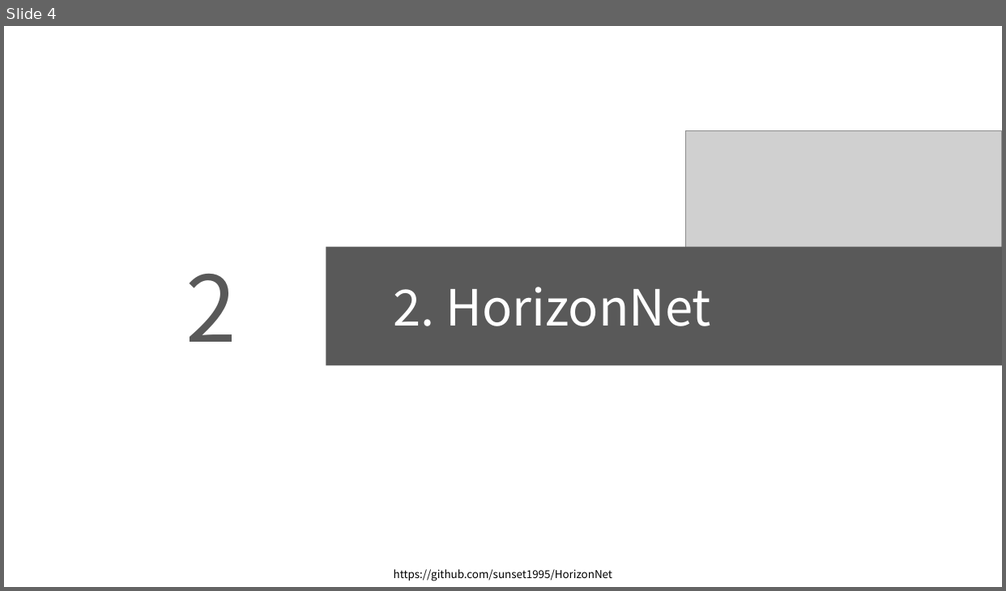
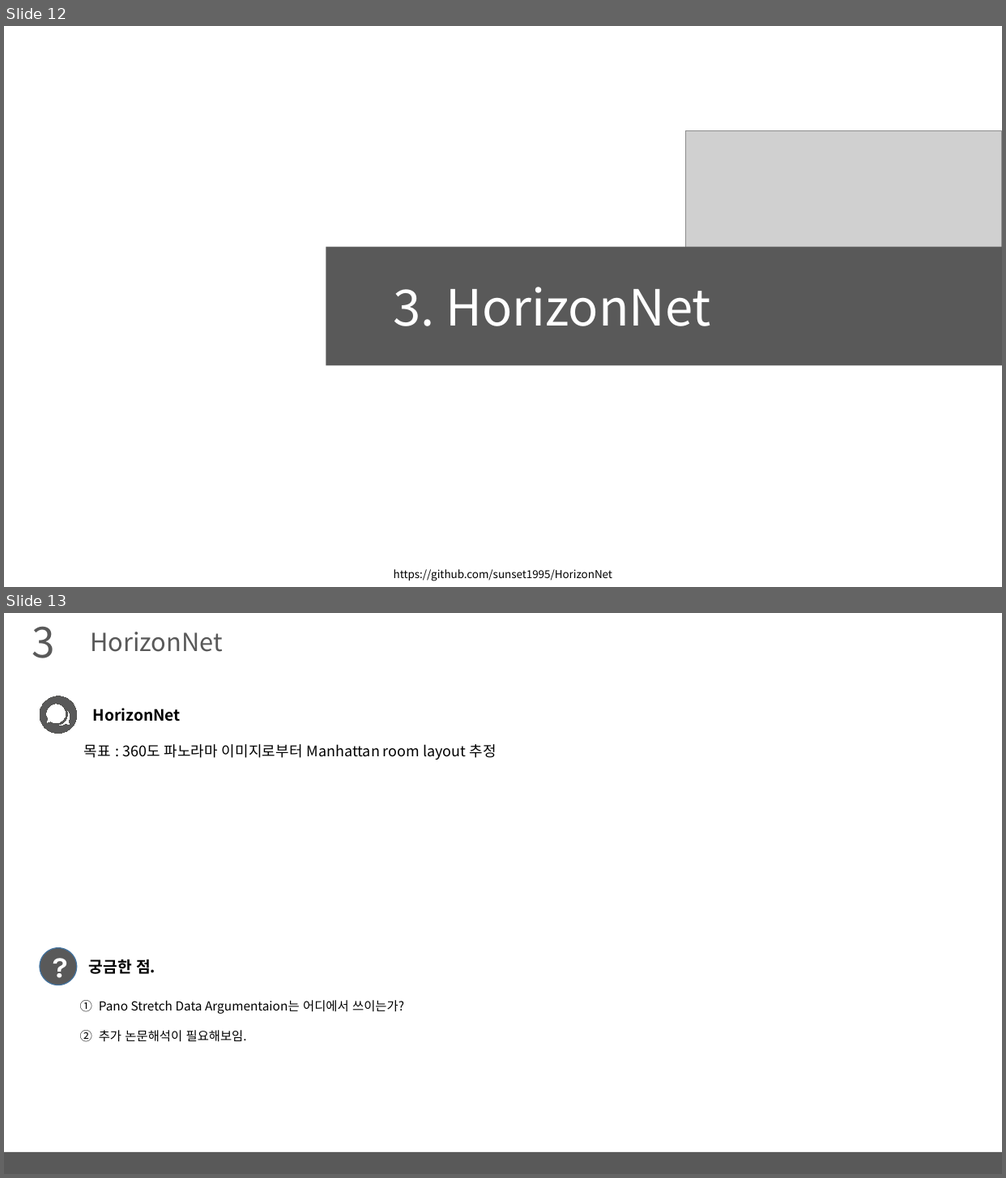
Before and after one commit to arittung/3D_Room_Layout_estimation, a slide deck: LayoutNet-HorizonNet-HoHoNet 정리.pptx. Shown one above the other, each under a label of ours: slide 4 before the commit, slides 12 and 13 after it. The pictures are 1006x591 and 1006x1178 pixels, drawn with LibreOffice and Linux fonts; fonts in the diff are those of the drawing; grey boxes stand for pictures. Boxes give left, top, right and bottom in pixels: in the first picture for what was removed or moved away, otherwise in the second. Text is boxed around its words. In the diff, an @@ line names an element or a change of style, - is before the commit and + after.

Commit message:
add layoutnet 정리

```diff
--- a/LayoutNet-HorizonNet-HoHoNet 정리.pptx
+++ b/LayoutNet-HorizonNet-HoHoNet 정리.pptx
@@ slide 13 added at bbox=[4, 613, 1002, 1174], background #FFFFFF @@
@@ text added at bbox=[32, 626, 55, 658], 40 pt, text #595959 @@
+3
@@ text added at bbox=[90, 632, 223, 652], 24 pt, text #595959 @@
+HorizonNet
@@ freeform shape added at bbox=[40, 696, 78, 734], fill #595959, outline #565654 0 pt @@
@@ text added at bbox=[93, 708, 181, 722], 15 pt, text #000000, bold @@
+HorizonNet
@@ text added at bbox=[84, 744, 496, 760], 14 pt, text #000000 @@
+목표 : 360도 파노라마 이미지로부터 Manhattan room layout 추정
@@ ellipse added at bbox=[40, 948, 77, 986], fill #595959, outline #43739E 1 pt, 28 pt, text #FFFFFF, bold @@
+?
@@ text added at bbox=[89, 960, 155, 974], 15 pt, text #000000, bold @@
+궁금한 점.
@@ text added at bbox=[99, 1000, 404, 1042], 12 pt, text #000000 @@
+1. Pano Stretch Data Argumentaion는 어디에서 쓰이는가?
+2. 추가 논문해석이 필요해보임.
@@ rectangle added at bbox=[4, 1152, 1002, 1174], fill #595959 @@
@@ what was slide 4 is now slide 12 @@
@@ slide 12 changed as well @@
@@ text removed at bbox=[186, 274, 237, 342] @@
-2
@@ text at bbox=[393, 287, 711, 327]: text changed @@
-2. HorizonNet
+3. HorizonNet
```
Also in this commit, not shown: 15 other slides changed, 11 other slides added, 2 other files.
